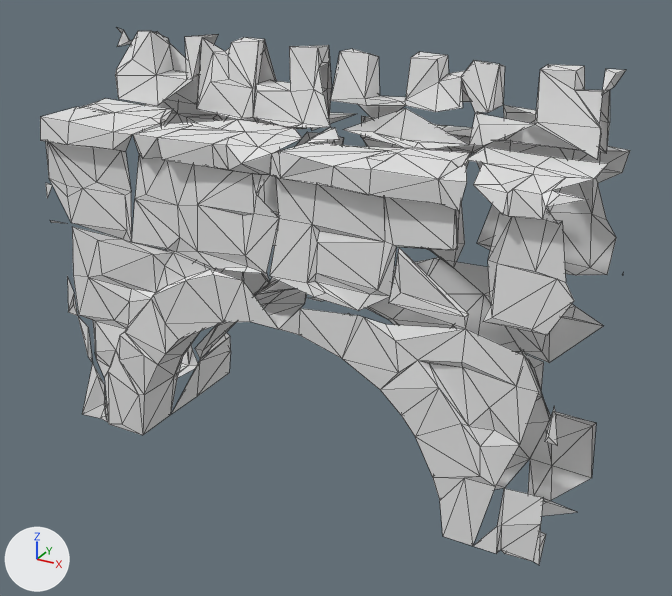
Two versions of the glTF model docs/pc/look_target/crosshaven_city/work/3d_cities/crosshaven/walls/bld_wall_watertunnel_a_LOD2.glb, one commit apart.
Rendered twice from a 50 mm lens placed at (6.18, -10.65, 7.9), pointed at (0.33, -0.02, 2.59). Every picture has the same lights, and +X, +Y and +Z are marked at lower left. The picture after the commit comes second. Mesh edges are drawn as thin lines. Materials are left out; every surface is plain grey.

Names of what the first picture shows: 'geometry_0'.
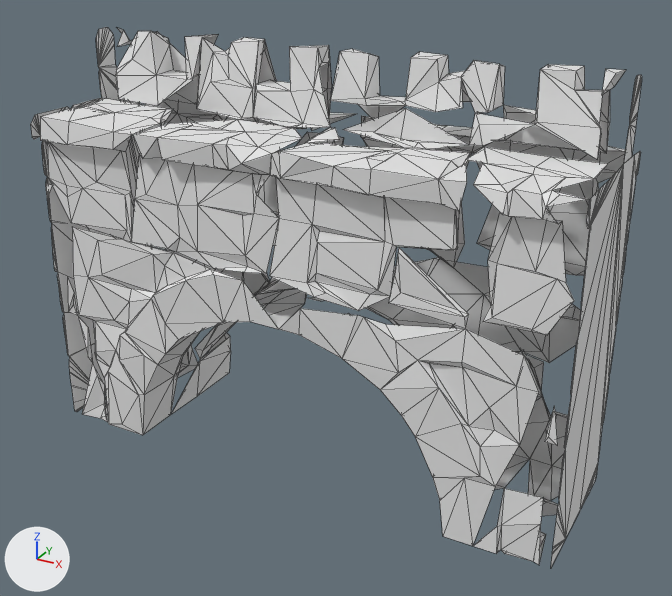
What changed in the scene script:
```text
Change me_geometry_0:
    used by ob_geometry_0; location = (0.0, 0.0, 0.0)
    remove me_geometry_0.from_pydata(...)  # 777 vertices, 1130 faces; spans x -4.0..4.0, y -1.24..1.26, z 0.0..6.01
    add me_geometry_0.from_pydata(...)  # 1289 vertices, 1638 faces; spans x -4.0..4.0, y -1.24..1.26, z 0.0..6.01
    me_geometry_0 part 1: a new loose piece of 259 vertices spanning x 4.0, y -1.24..1.24, z 0.0..5.96
    me_geometry_0 part 2: a new loose piece of 253 vertices spanning x -4.0, y -1.19..1.19, z 0.0..5.97
    other edits to the shape of me_geometry_0 do not show in these pictures
```

Boxes (x1, y1, x2, y2) around the edits, measured in the pictures (672 x 596 px):
'geometry_0', reshaped
    before: (40, 28, 630, 565)
    after: (31, 27, 642, 567)
part 1 of me_geometry_0, added
    after: (551, 75, 642, 567)
part 2 of me_geometry_0, added
    after: (31, 27, 152, 412)
